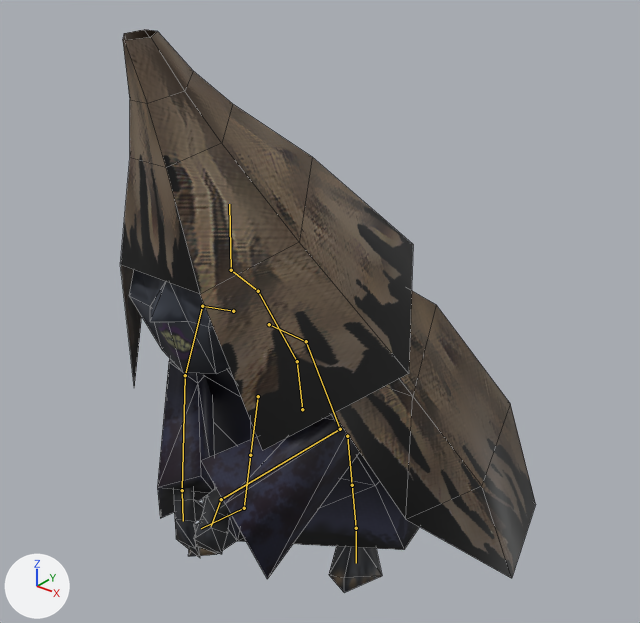
A saved change to the Blender file Assets/Other/Blender/Enemies/okari_baba.blend.
The view is the same before and after, from a camera (50 mm lens) standing at (1.63, -1.91, 2.09) and looking at (0.06, 0.05, 0.88). Every picture has the same lights, and +X, +Y and +Z are marked at lower left. Both versions are drawn at the pose saved in each file; the numbers are the values there. The bones that bend it are drawn over the model as lines. Mesh edges are drawn as thin lines.

The first picture shows 'Arms', 'Legs', 'Raincoat', 'Torso'.
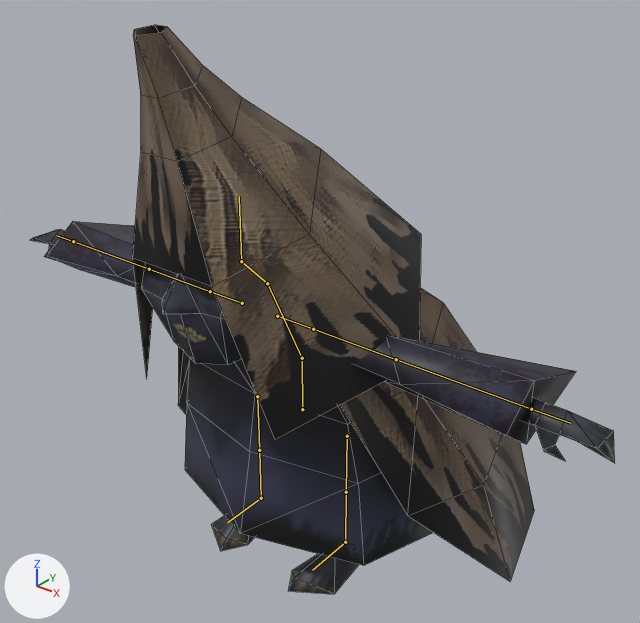
Commit message: Set Mikari Baba to be in T pose by def

Diff of the bpy script that builds the scene:
```diff
--- a/Assets/Other/Blender/Enemies/okari_baba.blend.py
+++ b/Assets/Other/Blender/Enemies/okari_baba.blend.py
@@ bone_hip @@
 bone_hip = bpy.data.objects['Armature'].pose.bones['Hip']
-bone_hip.rotation_quaternion = (0.998, 0.067, 0.0, 0.0)  # degrees (8, 0, 0)
+bone_hip.rotation_quaternion = (1.0, 0.0, 0.0, 0.0)  # degrees (0, 0, 0)
@@ bone_chest @@
 bone_chest = bpy.data.objects['Armature'].pose.bones['Chest']  # child of 'Hip'
-bone_chest.rotation_quaternion = (0.999, -0.04, 0.0, 0.0)  # degrees (-5, 0, 0)
+bone_chest.rotation_quaternion = (1.0, 0.0, 0.0, 0.0)  # degrees (0, 0, 0)
@@ bone_neck @@
 bone_neck = bpy.data.objects['Armature'].pose.bones['Neck']  # child of 'Chest'
-bone_neck.rotation_quaternion = (1.0, -0.023, 0.0, 0.0)  # degrees (-3, 0, 0)
+bone_neck.rotation_quaternion = (1.0, 0.0, 0.0, 0.0)  # degrees (0, 0, 0)
@@ bone_head @@
 bone_head = bpy.data.objects['Armature'].pose.bones['Head']  # child of 'Neck'
-bone_head.rotation_quaternion = (1.0, -0.013, 0.0, 0.0)  # degrees (-1, 0, 0)
+bone_head.rotation_quaternion = (1.0, 0.0, 0.0, 0.0)  # degrees (0, 0, 0)
@@ bone_shoulder_l @@
 bone_shoulder_l = bpy.data.objects['Armature'].pose.bones['Shoulder.l']  # child of 'Chest'
-bone_shoulder_l.rotation_quaternion = (0.998, -0.057, 0.006, 0.021)  # degrees (-7, 1, 2)
+bone_shoulder_l.rotation_quaternion = (1.0, 0.0, 0.0, 0.0)  # degrees (0, 0, 0)
@@ bone_upperarm_l @@
 bone_upperarm_l = bpy.data.objects['Armature'].pose.bones['UpperArm.l']  # child of 'Shoulder.l'
-bone_upperarm_l.rotation_quaternion = (0.833, -0.496, 0.21, -0.122)  # degrees (-65, 13, -25)
+bone_upperarm_l.rotation_quaternion = (1.0, 0.0, 0.0, 0.0)  # degrees (0, 0, 0)
@@ bone_lowerarm_l @@
 bone_lowerarm_l = bpy.data.objects['Armature'].pose.bones['LowerArm.l']  # child of 'UpperArm.l'
-bone_lowerarm_l.rotation_quaternion = (0.73, 0.05, 0.114, -0.673)  # degrees (-5, 13, -86)
+bone_lowerarm_l.rotation_quaternion = (1.0, 0.0, 0.0, 0.0)  # degrees (0, 0, 0)
@@ bone_hand_l @@
 bone_hand_l = bpy.data.objects['Armature'].pose.bones['Hand.l']  # child of 'LowerArm.l'
-bone_hand_l.rotation_quaternion = (0.894, -0.31, 0.074, 0.314)  # degrees (-33, 19, 33)
+bone_hand_l.rotation_quaternion = (1.0, 0.0, 0.0, 0.0)  # degrees (0, 0, 0)
@@ bone_shoulder_r @@
 bone_shoulder_r = bpy.data.objects['Armature'].pose.bones['Shoulder.r']  # child of 'Chest'
-bone_shoulder_r.rotation_quaternion = (0.997, -0.083, 0.0, 0.0)  # degrees (-10, 0, 0)
+bone_shoulder_r.rotation_quaternion = (1.0, 0.0, 0.0, 0.0)  # degrees (0, 0, 0)
@@ bone_upperarm_r @@
 bone_upperarm_r = bpy.data.objects['Armature'].pose.bones['UpperArm.r']  # child of 'Shoulder.r'
-bone_upperarm_r.rotation_quaternion = (0.802, -0.466, -0.288, 0.239)  # degrees (-66, -14, 42)
+bone_upperarm_r.rotation_quaternion = (1.0, 0.0, 0.0, 0.0)  # degrees (0, 0, 0)
@@ bone_lowerarm_r @@
 bone_lowerarm_r = bpy.data.objects['Armature'].pose.bones['LowerArm.r']  # child of 'UpperArm.r'
-bone_lowerarm_r.rotation_quaternion = (0.824, 0.011, -0.092, 0.558)  # degrees (-5, -9, 69)
+bone_lowerarm_r.rotation_quaternion = (1.0, 0.0, 0.0, 0.0)  # degrees (0, 0, 0)
@@ bone_hand_r @@
 bone_hand_r = bpy.data.objects['Armature'].pose.bones['Hand.r']  # child of 'LowerArm.r'
-bone_hand_r.rotation_quaternion = (0.911, -0.2, -0.16, -0.324)  # degrees (-17, -25, -35)
+bone_hand_r.rotation_quaternion = (1.0, 0.0, 0.0, 0.0)  # degrees (0, 0, 0)
@@ bone_thigh_l @@
 bone_thigh_l = bpy.data.objects['Armature'].pose.bones['Thigh.l']  # child of 'Hip'
-bone_thigh_l.rotation_quaternion = (0.977, 0.01, -0.21, -0.021)  # degrees (2, -24, -3)
+bone_thigh_l.rotation_quaternion = (1.0, 0.0, 0.0, 0.0)  # degrees (0, 0, 0)
@@ bone_foot_l @@
 bone_foot_l = bpy.data.objects['Armature'].pose.bones['Foot.l']  # child of 'Calf.l'
-bone_foot_l.rotation_quaternion = (0.99, -0.109, -0.031, 0.08)  # degrees (-13, -3, 10)
+bone_foot_l.rotation_quaternion = (1.0, 0.0, 0.0, 0.0)  # degrees (0, 0, 0)
@@ bone_thigh_r @@
 bone_thigh_r = bpy.data.objects['Armature'].pose.bones['Thigh.r']  # child of 'Hip'
-bone_thigh_r.rotation_quaternion = (0.977, 0.021, 0.12, -0.174)  # degrees (0, 14, -20)
+bone_thigh_r.rotation_quaternion = (1.0, 0.0, 0.0, 0.0)  # degrees (0, 0, 0)
@@ bone_foot_r @@
 bone_foot_r = bpy.data.objects['Armature'].pose.bones['Foot.r']  # child of 'Calf.r'
-bone_foot_r.rotation_quaternion = (0.993, 0.0, -0.028, 0.114)  # degrees (0, -3, 13)
+bone_foot_r.rotation_quaternion = (1.0, 0.0, 0.0, 0.0)  # degrees (0, 0, 0)
```

Pixel boxes (x1, y1, x2, y2) of what changed, in the pictures (640 x 623 px):
'Raincoat', posed
    before: (121, 29, 536, 578)
    after: (133, 25, 534, 582)
'Arms', posed
    before: (157, 359, 360, 579)
    after: (30, 221, 615, 463)
'Torso', posed
    before: (204, 368, 419, 550)
    after: (185, 358, 433, 566)
'Legs', posed
    before: (188, 523, 382, 593)
    after: (211, 516, 359, 594)
bone 'Hip', root to tip
    before: (302, 409) to (297, 361)
    after: (302, 409) to (302, 358)
bone 'Chest', root to tip
    before: (297, 361) to (258, 291)
    after: (302, 358) to (267, 283)
bone 'Neck', root to tip
    before: (258, 291) to (231, 270)
    after: (267, 283) to (241, 261)
bone 'Head', root to tip
    before: (231, 270) to (229, 204)
    after: (241, 261) to (239, 196)
bone 'Shoulder.l', root to tip
    before: (269, 324) to (306, 341)
    after: (277, 316) to (313, 329)
bone 'UpperArm.l', root to tip
    before: (306, 341) to (340, 429)
    after: (313, 329) to (396, 359)
bone 'LowerArm.l', root to tip
    before: (340, 429) to (221, 499)
    after: (396, 359) to (531, 409)
bone 'Hand.l', root to tip
    before: (221, 499) to (211, 526)
    after: (531, 409) to (570, 423)
bone 'Shoulder.r', root to tip
    before: (233, 311) to (202, 306)
    after: (242, 303) to (210, 291)
bone 'UpperArm.r', root to tip
    before: (202, 306) to (185, 375)
    after: (210, 291) to (149, 269)
bone 'LowerArm.r', root to tip
    before: (185, 375) to (182, 490)
    after: (149, 269) to (73, 241)
bone 'Hand.r', root to tip
    before: (182, 490) to (183, 521)
    after: (73, 241) to (56, 235)
bone 'Thigh.l', root to tip
    before: (347, 436) to (352, 485)
    after: (347, 436) to (346, 492)
bone 'Foot.l', root to tip
    before: (356, 528) to (356, 563)
    after: (345, 542) to (312, 570)
bone 'Thigh.r', root to tip
    before: (258, 396) to (250, 455)
    after: (257, 396) to (259, 450)
bone 'Foot.r', root to tip
    before: (244, 508) to (201, 528)
    after: (261, 498) to (227, 522)
